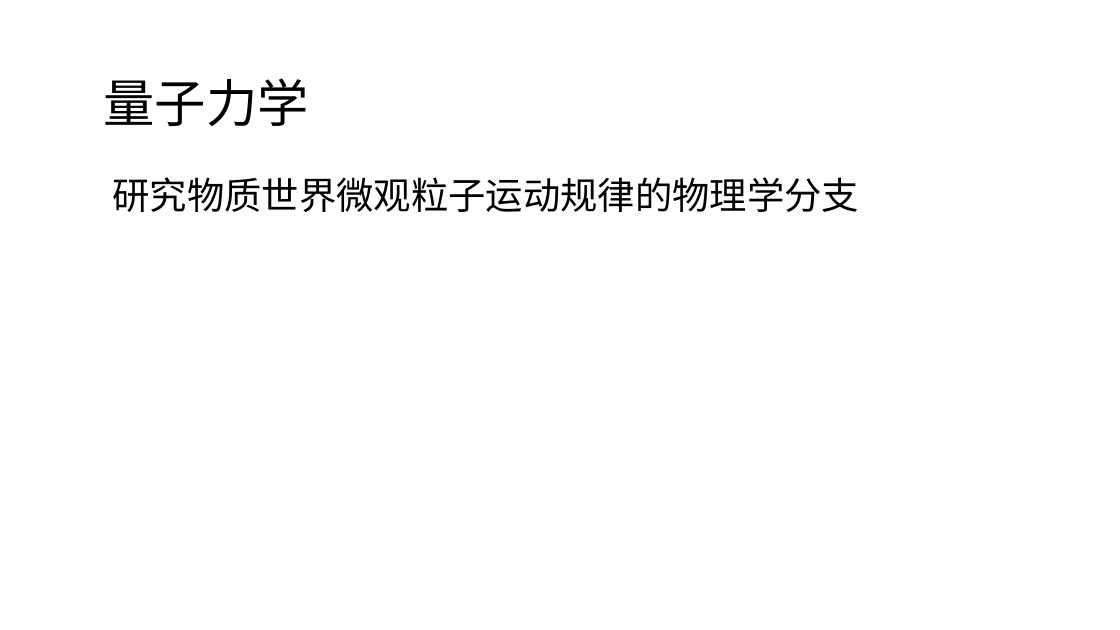
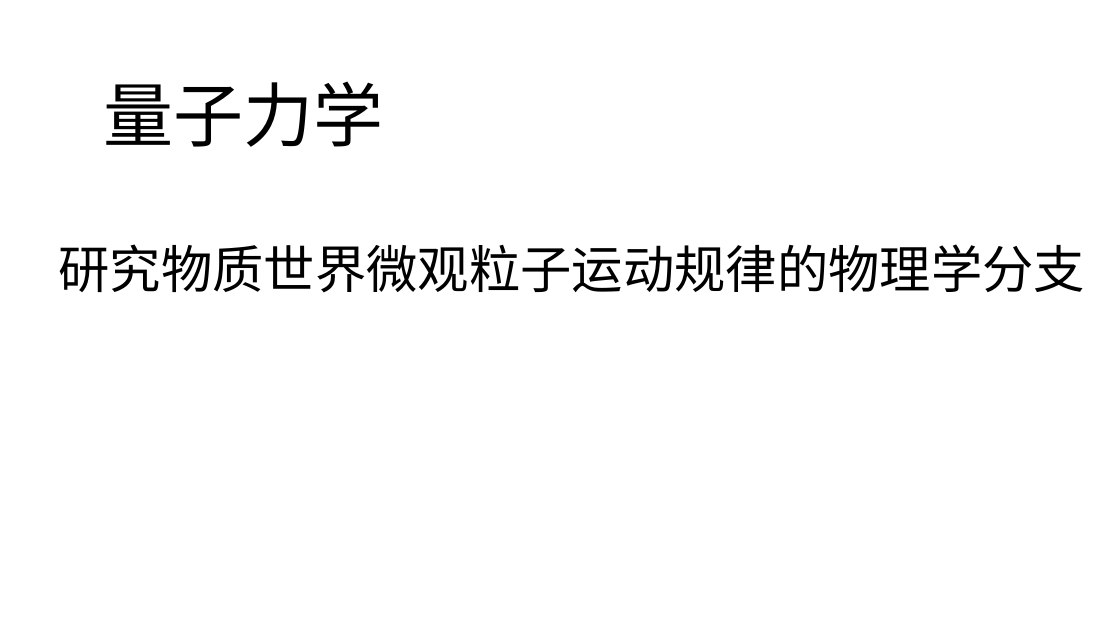
Before and after one commit to FredJiangFei/MyDocuments, a slide deck: slide 2 of 其他/薛定谔的猫/薛定谔的猫 - 副本.pptx. Drawn at 1120x630 pixels with LibreOffice and Linux fonts; fonts in the diff are those of the drawing. Boxes give left, top, right and bottom in pixels: in the first picture for what was removed or moved away, otherwise in the second. Text is boxed around its words. In the diff, an @@ line names an element or a change of style, - is before the commit and + after.

```diff
--- a/其他/薛定谔的猫/薛定谔的猫 - 副本.pptx
+++ b/其他/薛定谔的猫/薛定谔的猫 - 副本.pptx
@@ text "量子力学" at [104, 81, 384, 147]: size 44 to 60 pt @@
@@ text "研究物质世界微观粒子运动规律的物理学分支": place and size @@
-text "研究物质世界微观粒子运动规律的物理学分支" at [112, 177, 859, 212]
+text "研究物质世界微观粒子运动规律的物理学分支" at [59, 244, 1086, 293]
@@ text "研究物质世界微观粒子运动规律的物理学分支" at [59, 244, 1086, 293]: size 32 to 44 pt @@
```
Also in this commit, not shown: 6 other slides changed, 3 slides added.
